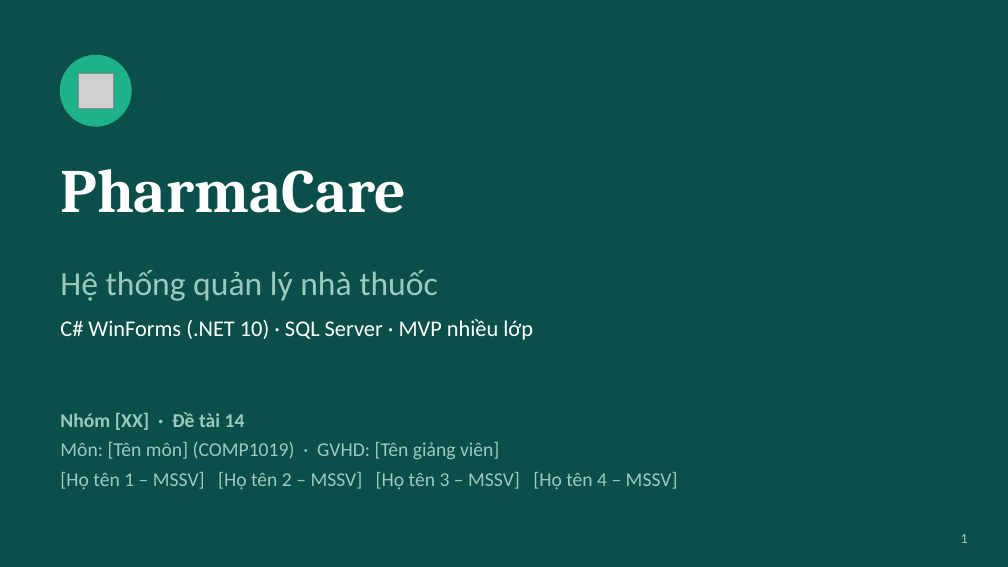
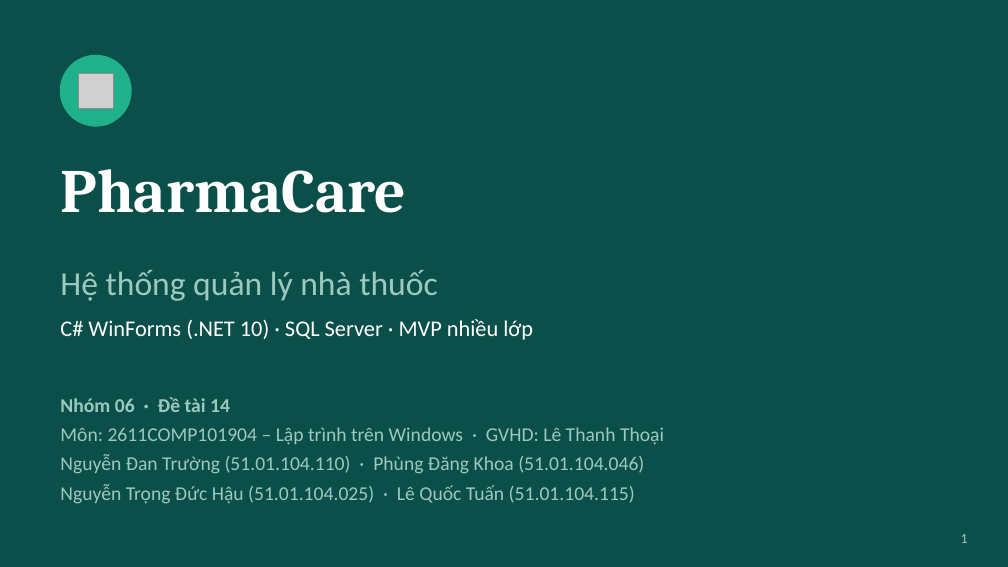
Before and after one commit to cubo40925-prog/Nhom06_QuanLyNhaThuoc, a slide deck: slide 1 of Report/PharmaCare_Slides.pptx. Drawn at 1008x567 pixels with LibreOffice and Linux fonts; fonts in the diff are those of the drawing; grey boxes stand for pictures. Boxes give left, top, right and bottom in pixels: in the first picture for what was removed or moved away, otherwise in the second. Text is boxed around its words. In the diff, an @@ line names an element or a change of style, - is before the commit and + after.

```diff
--- a/Report/PharmaCare_Slides.pptx
+++ b/Report/PharmaCare_Slides.pptx
@@ text at [60,397,664,504]: text changed @@
-Nhóm [XX] · Đề tài 14
-Môn: [Tên môn] (COMP1019) · GVHD: [Tên giảng viên]
-[Họ tên 1 – MSSV] [Họ tên 2 – MSSV] [Họ tên 3 – MSSV] [Họ tên 4 – MSSV]
+Nhóm 06 · Đề tài 14
+Môn: 2611COMP101904 – Lập trình trên Windows · GVHD: Lê Thanh Thoại
+Nguyễn Đan Trường (51.01.104.110) · Phùng Đăng Khoa (51.01.104.046)
+Nguyễn Trọng Đức Hậu (51.01.104.025) · Lê Quốc Tuấn (51.01.104.115)
```
Also in this commit, not shown: 3 other slides changed, 2 other files.
